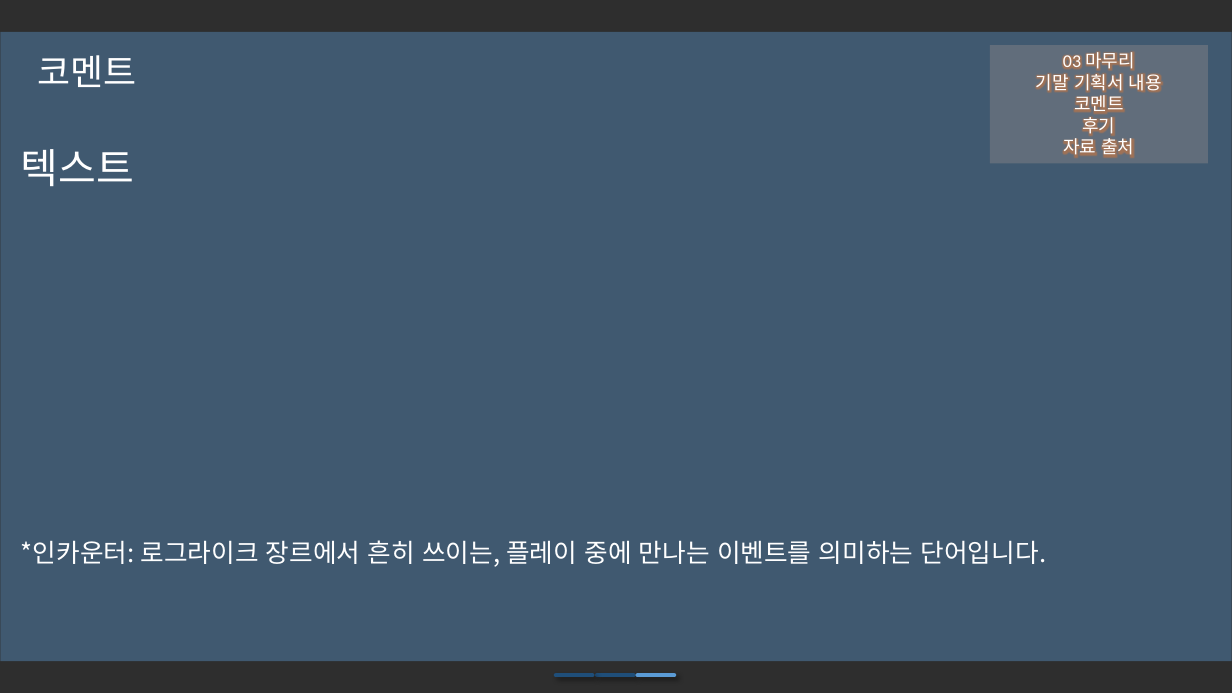
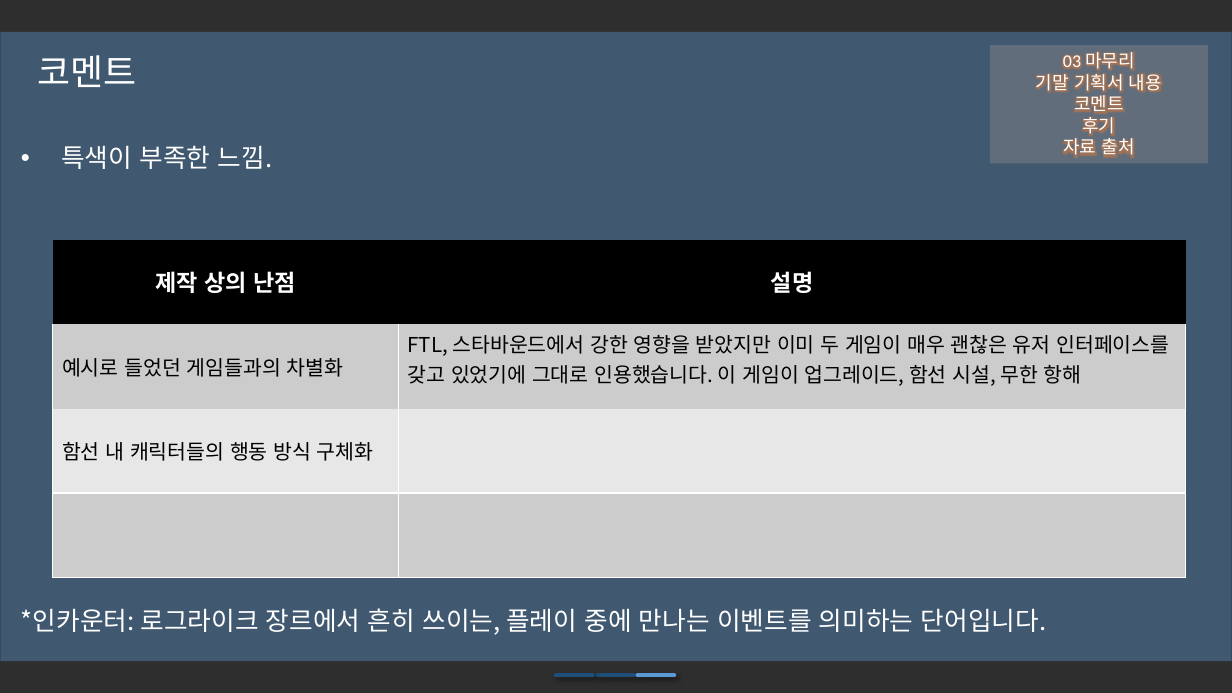
Before and after one commit to iconstudio/2017-Platformer, a slide deck: slide 16 of slides/Cosmos_20171105.pptx. Drawn at 1232x693 pixels with LibreOffice and Linux fonts; fonts in the diff are those of the drawing; background and template pictures are left out; a plain dark background stands for a picture behind light text. Boxes give left, top, right and bottom in pixels: in the first picture for what was removed or moved away, otherwise in the second. Text is boxed around its words. In the diff, an @@ line names an element or a change of style, - is before the commit and + after.

```diff
--- a/slides/Cosmos_20171105.pptx
+++ b/slides/Cosmos_20171105.pptx
@@ text at <box>61,145,272,169</box>: text changed; size 32 to 20 pt @@
-텍스트
+• 특색이 부족한 느낌.
@@ table added at <box>53,239,1186,578</box>, 4 rows, 2 columns @@
+제작 상의 난점 | 설명
+예시로 들었던 게임들과의 차별화 | FTL, 스타바운드에서 강한 영향을 받았지만 이미 두 게임이 매우 괜찮은 유저 인터페이스를 갖고 있었기에 그대로 인용했습니다. 이 게임이 업그레이드, 함선 시설, 무한 항해
+함선 내 캐릭터들의 행동 방식 구체화 | 
+ | 
```
Also in this commit, not shown: 8 other slides changed, 7 other files.
